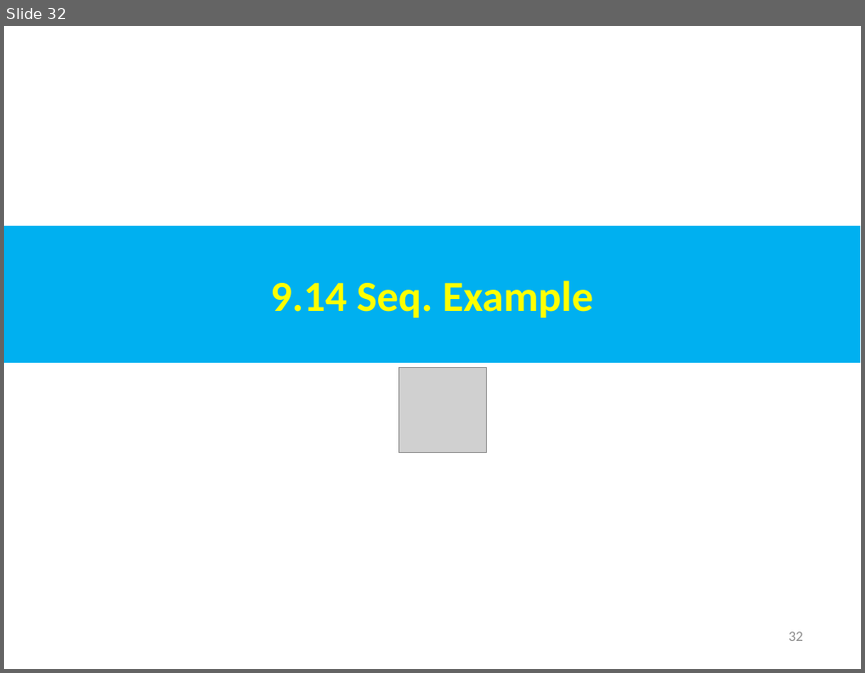
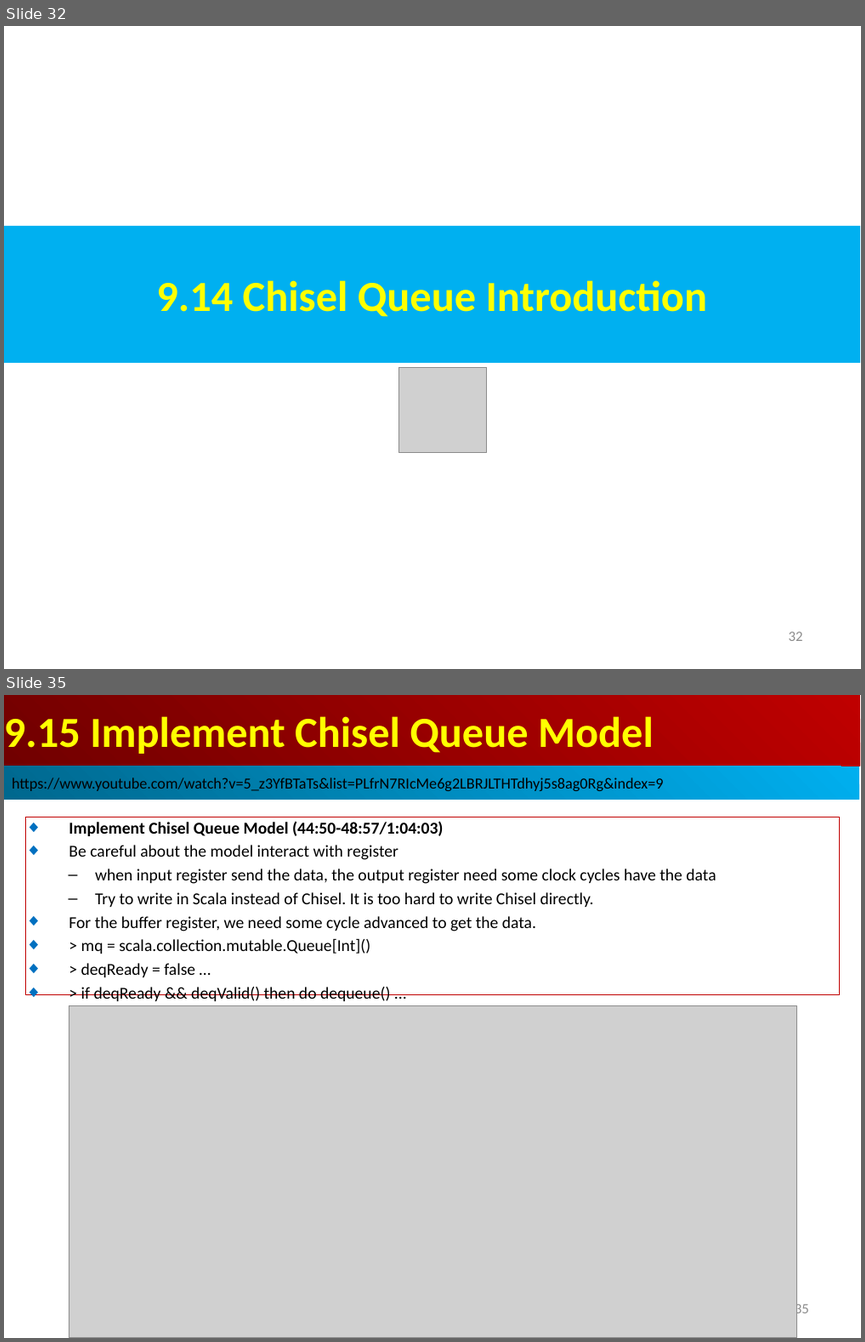
Before and after one commit to peterhchen/AIU_CS800_Chisel, a slide deck: 500_UCSC_HWD/009_Test/000_Video/009.Test.ppt. Shown one above the other, each under a label of ours: slide 32 before the commit, slides 32 and 35 after it; the slides between them are not shown. The pictures are 865x673 and 865x1342 pixels, drawn with LibreOffice and Linux fonts; fonts in the diff are those of the drawing; grey boxes stand for pictures. Boxes give left, top, right and bottom in pixels: in the first picture for what was removed or moved away, otherwise in the second. Text is boxed around its words. In the diff, an @@ line names an element or a change of style, - is before the commit and + after.

```diff
--- a/500_UCSC_HWD/009_Test/000_Video/009.Test.ppt
+++ b/500_UCSC_HWD/009_Test/000_Video/009.Test.ppt
@@ slide 35 added at (4,695,861,1338), background #FFFFFF @@
@@ rectangle added at (4,695,860,766), fill gradient #BF0000 to #710000, 36 pt, text #FFFF00, bold @@
+9.15 Implement Chisel Queue Model
@@ rectangle added at (4,766,859,800), fill gradient #00AFEF to #00688E, 13 pt, text #000000 @@
+https://www.youtube.com/watch?v=5_z3YfBTaTs&list=PLfrN7RIcMe6g2LBRJLTHTdhyj5s8ag0Rg&index=9
@@ rectangle added at (25,817,840,995), outline #C00000 0.74 pt, 14 pt, text #000000 @@
+◆ Implement Chisel Queue Model (44:50-48:57/1:04:03)
+◆ Be careful about the model interact with register
+  – when input register send the data, the output register need some clock cycles have the data
+  – Try to write in Scala instead of Chisel. It is too hard to write Chisel directly.
+◆ For the buffer register, we need some cycle advanced to get the data.
+◆ > mq = scala.collection.mutable.Queue[Int]()
+◆ > deqReady = false …
+◆ > if deqReady && deqValid() then do dequeue() ...
@@ picture added at (69,1006,796,1338) @@
@@ page number added at (794,1301,809,1316), 12 pt, text #8B8B8B @@
+35
@@ slide 32 changed as well @@
@@ text in rectangle at (156,280,707,317): text changed @@
-9.14 Seq. Example
+9.14 Chisel Queue Introduction
```
Also in this commit, not shown: 3 other slides changed, 15 other slides added.
